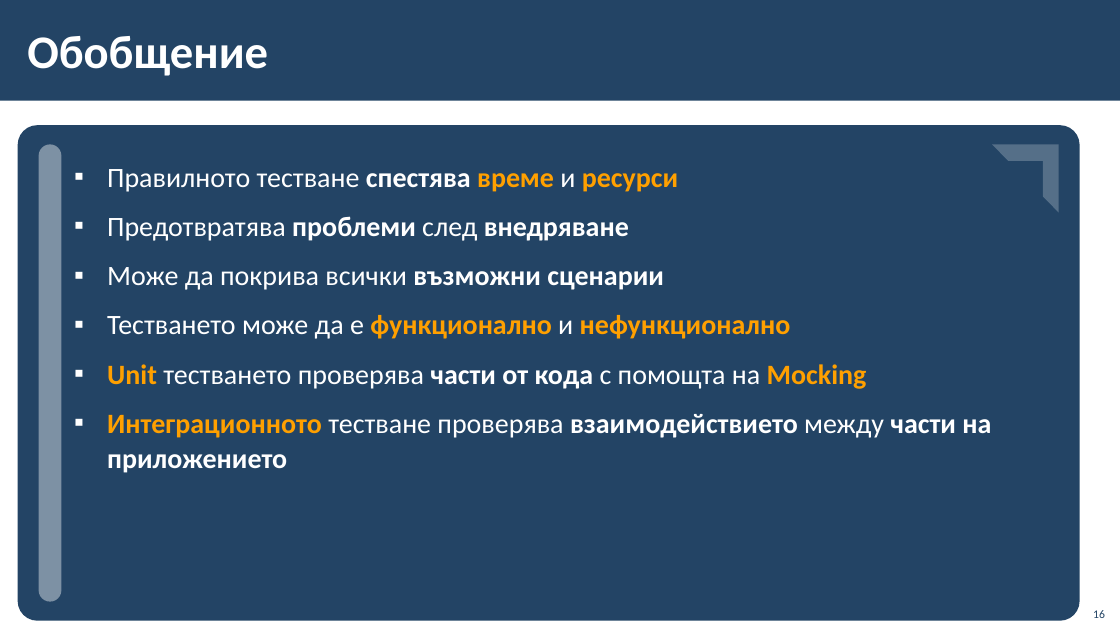
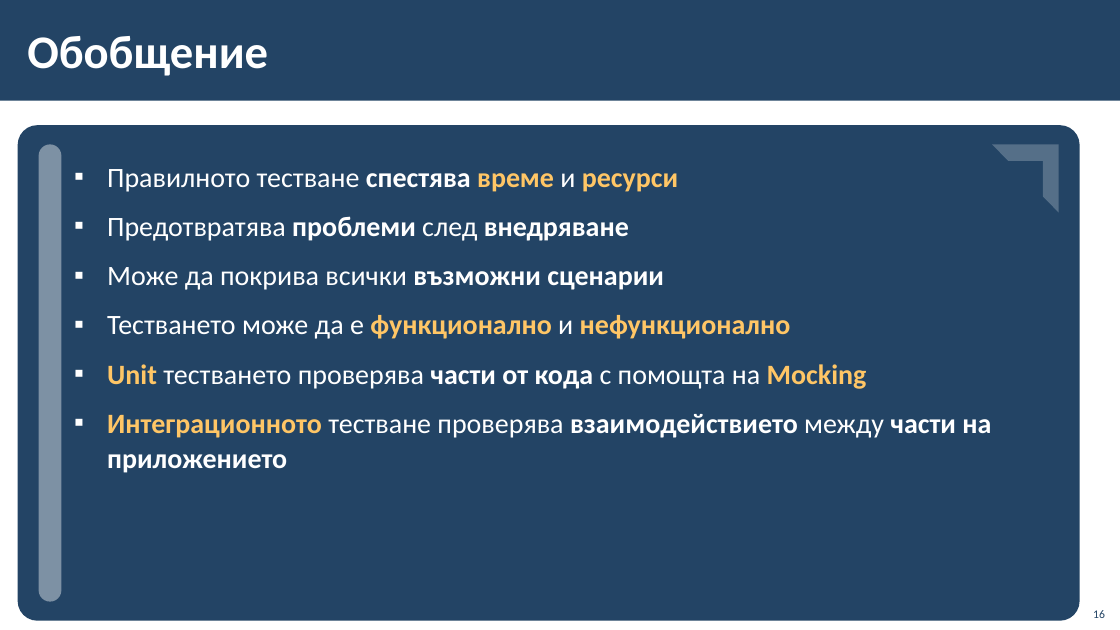
Before and after one commit to BG-IT-Edu/School-Programming, a slide deck: slide 16 of Courses/Software-Sciences/Module-4-Information-Systems-New/13-Information-System-Testing/13-Information-System-Testing.pptx. Drawn at 1120x630 pixels with LibreOffice and Linux fonts; fonts in the diff are those of the drawing; background and template pictures are left out. Boxes give left, top, right and bottom in pixels: in the first picture for what was removed or moved away, otherwise in the second. Text is boxed around its words. In the diff, an @@ line names an element or a change of style, - is before the commit and + after.

```diff
--- a/Courses/Software-Sciences/Module-4-Information-Systems-New/13-Information-System-Testing/13-Information-System-Testing.pptx
+++ b/Courses/Software-Sciences/Module-4-Information-Systems-New/13-Information-System-Testing/13-Information-System-Testing.pptx
@@ text at <box>107,169,991,473</box>: text colour #FFA000 to #FFC666 in "време ресурси", "функционално нефункционално", "Unit Mocking", "Интеграционното" @@
```
Also in this commit, not shown: 3 other slides changed.
